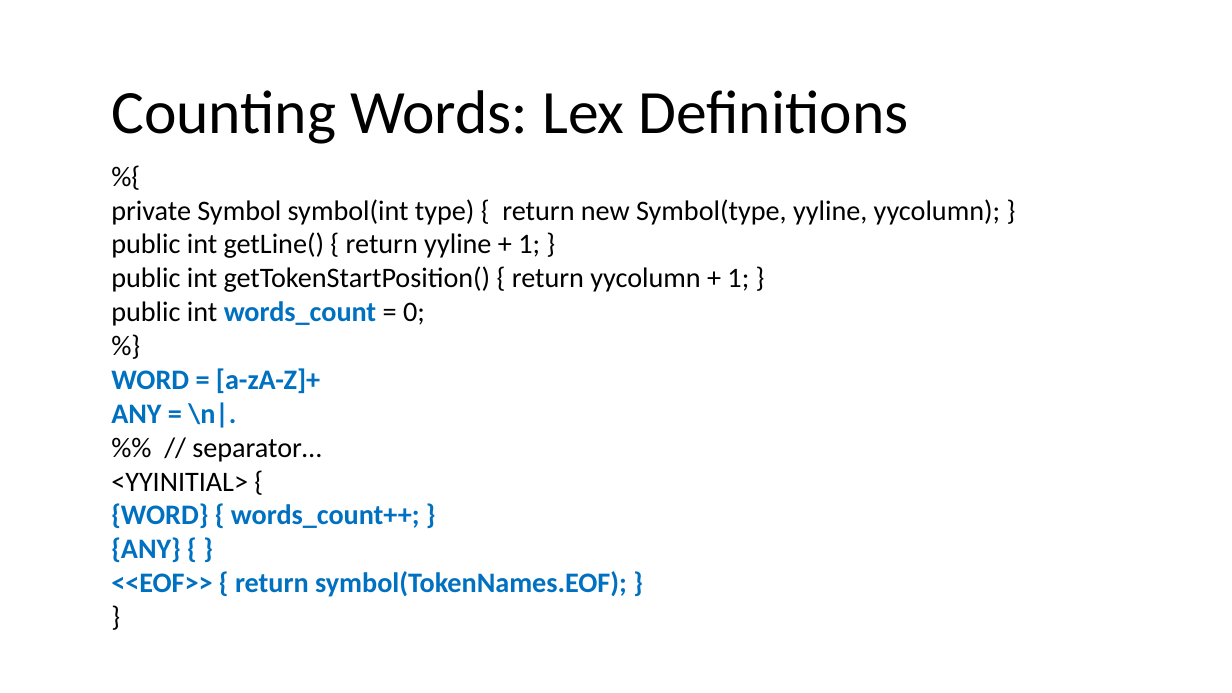
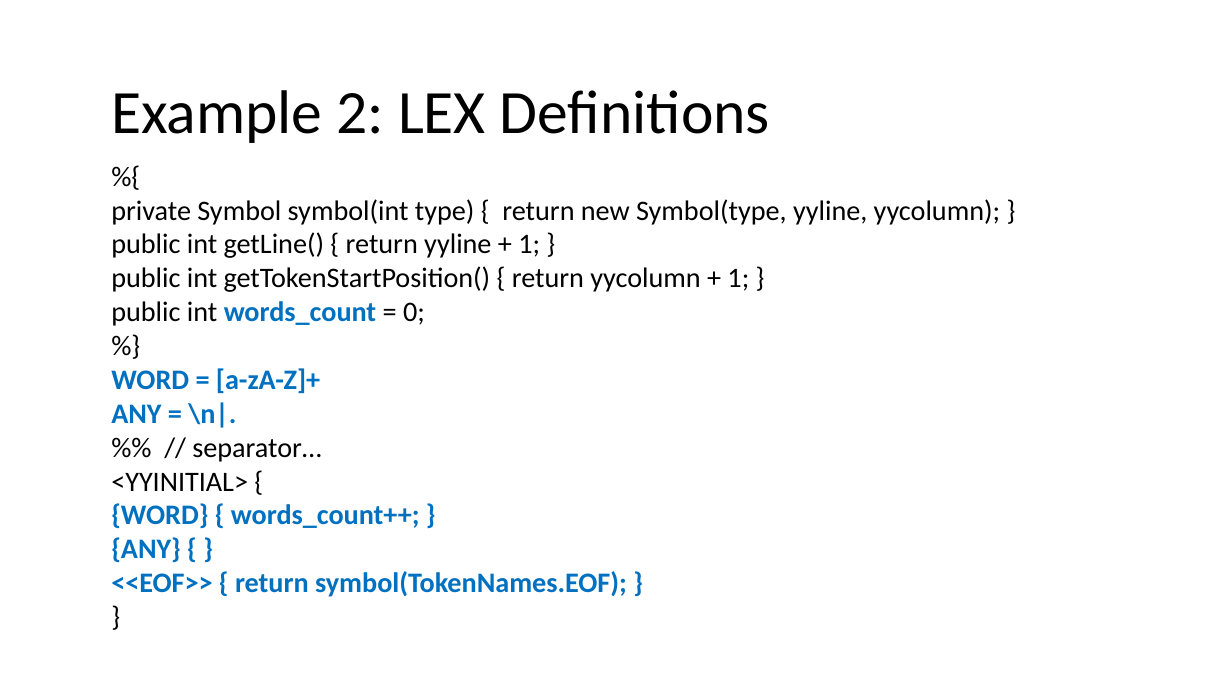
Before and after one commit to nivshani/compilation, a slide deck: slide 102 of slides/lexical_analysis.pptx (slide 99 before the commit). Drawn at 1232x693 pixels with LibreOffice and Linux fonts; fonts in the diff are those of the drawing. Boxes give left, top, right and bottom in pixels: in the first picture for what was removed or moved away, otherwise in the second. Text is boxed around its words. In the diff, an @@ line names an element or a change of style, - is before the commit and + after.

```diff
--- a/slides/lexical_analysis.pptx
+++ b/slides/lexical_analysis.pptx
@@ text at box(111, 90, 770, 143): text changed @@
-Counting Words: Lex Definitions
+Example 2: LEX Definitions
```
Also in this commit, not shown: 10 other slides changed, 4 slides added, 1 other file.
